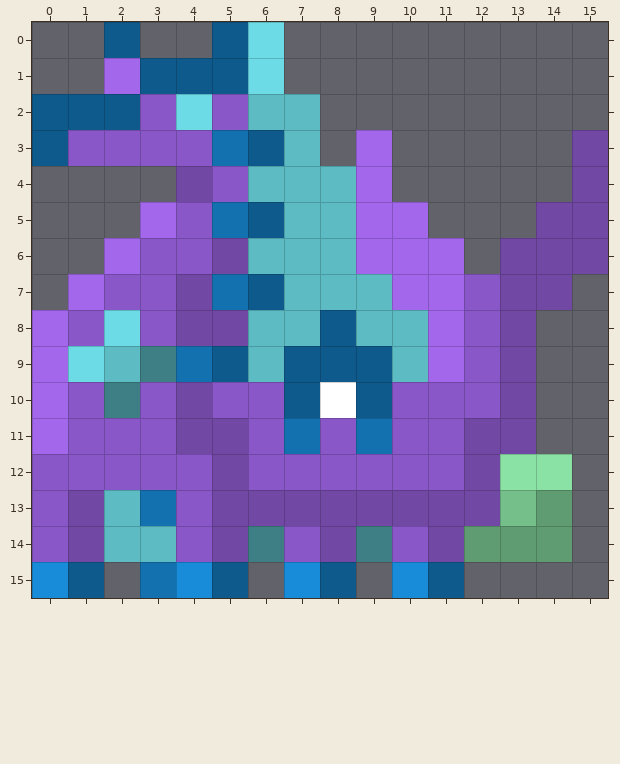
Level history. Tiled map: src/map/_world1/world1_tier2_levels.tmx. This is how it looked before the edit.
Cells are 64x64 px. Shown: x 0..15, y 0..15.
After the commit:
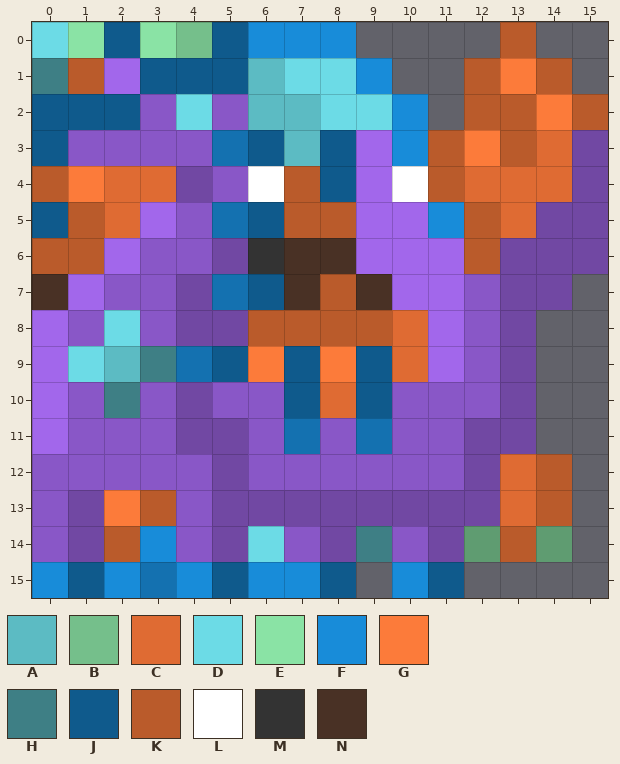
Key: from "spadersTileset": A 0, B 3, C 6, D 8, E 11, F 12, G 14, H 16, J 20, K 22, L 24, M 25, N 28.
_ is an empty cell, . an unchanged one.
Tiles of an added or newly shown layer are drawn over the layers below it.
The exact change:
--- layer "WaterCat" (now shown)
@@ x 0..0 @@
- 0 _
- 1 _
+ 0 D
+ 1 H
--- layer "Jellyfish" (now shown)
@@ x 0..11 @@
- 0 ......___...
- 1 ......____..
- 2 ........___.
- 3 ........_._.
- 4 ........_...
- 5 _.........._
+ 0 ......FFF...
+ 1 ......ADDF..
+ 2 ........DDF.
+ 3 ........J.F.
+ 4 ........J...
+ 5 J..........F
@@ x 2..6 @@
-14 ._.._
-15 _..._
+14 .F..D
+15 F...F
--- layer "Turtle" (now shown)
@@ x 1..4 @@
- 0 _.__
+ 0 E.EB
@@ x 0..9 @@
- 4 ......._..
- 5 .......__.
- 6 _......__.
- 7 _......___
+ 4 .......K..
+ 5 .......KK.
+ 6 K......NN.
+ 7 N......NKN
--- layer "Crab" (now shown)
@@ x 0..15 @@
- 0 ............._..
- 1 ._..........___.
- 2 ............____
- 3 ...........____.
- 4 ____.._..._____.
- 5 .__.........__..
- 6 ._...._....._...
+ 0 .............K..
+ 1 .K..........KGK.
+ 2 ............KKGK
+ 3 ...........KGKC.
+ 4 KGCC..L...LKCCC.
+ 5 .KC.........KC..
+ 6 .K....M.....K...
@@ x 6..10 @@
- 8 _____
- 9 _._._
-10 .._..
+ 8 KKKKC
+ 9 G.G.C
+10 ..C..
@@ x 2..14 @@
-12 ...........__
-13 __.........__
-14 _.........._.
+12 ...........CK
+13 GK.........CK
+14 K..........K.
Where, in picture pixels (left, top, right, bottom), the same in both pictures:
added: (32, 22, 104, 94)
added: (140, 22, 212, 58)
added: (248, 22, 608, 418)
added: (32, 166, 176, 310)
added: (500, 454, 572, 562)
added: (104, 490, 176, 598)
added: (248, 526, 284, 598)
